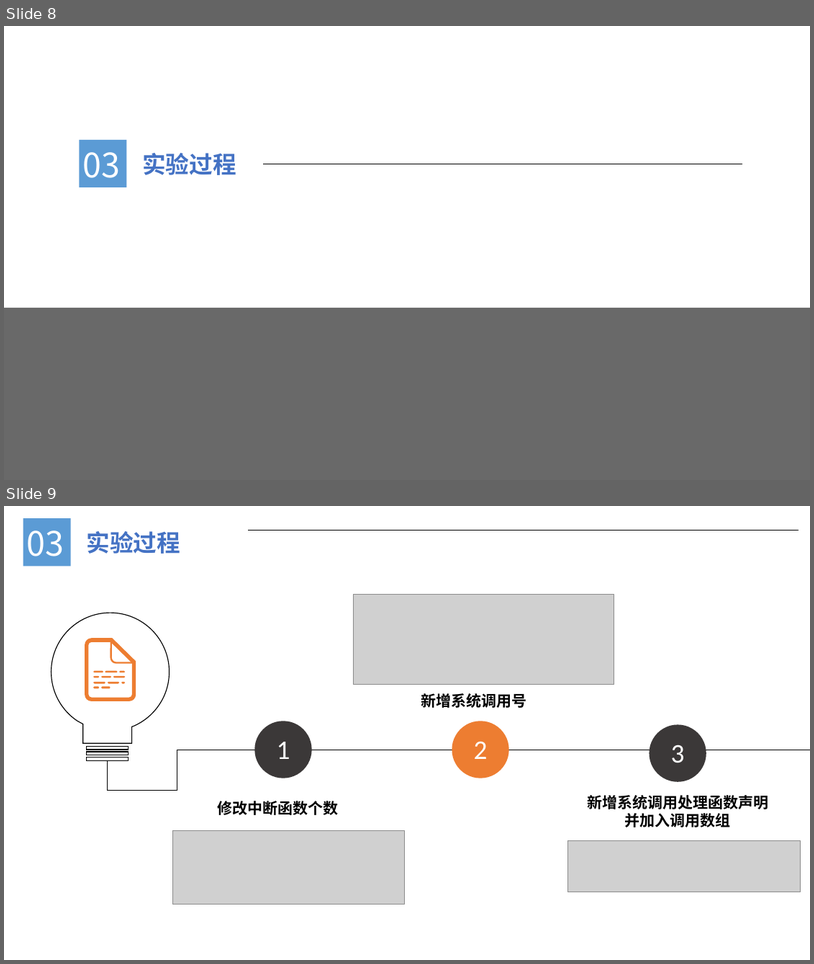
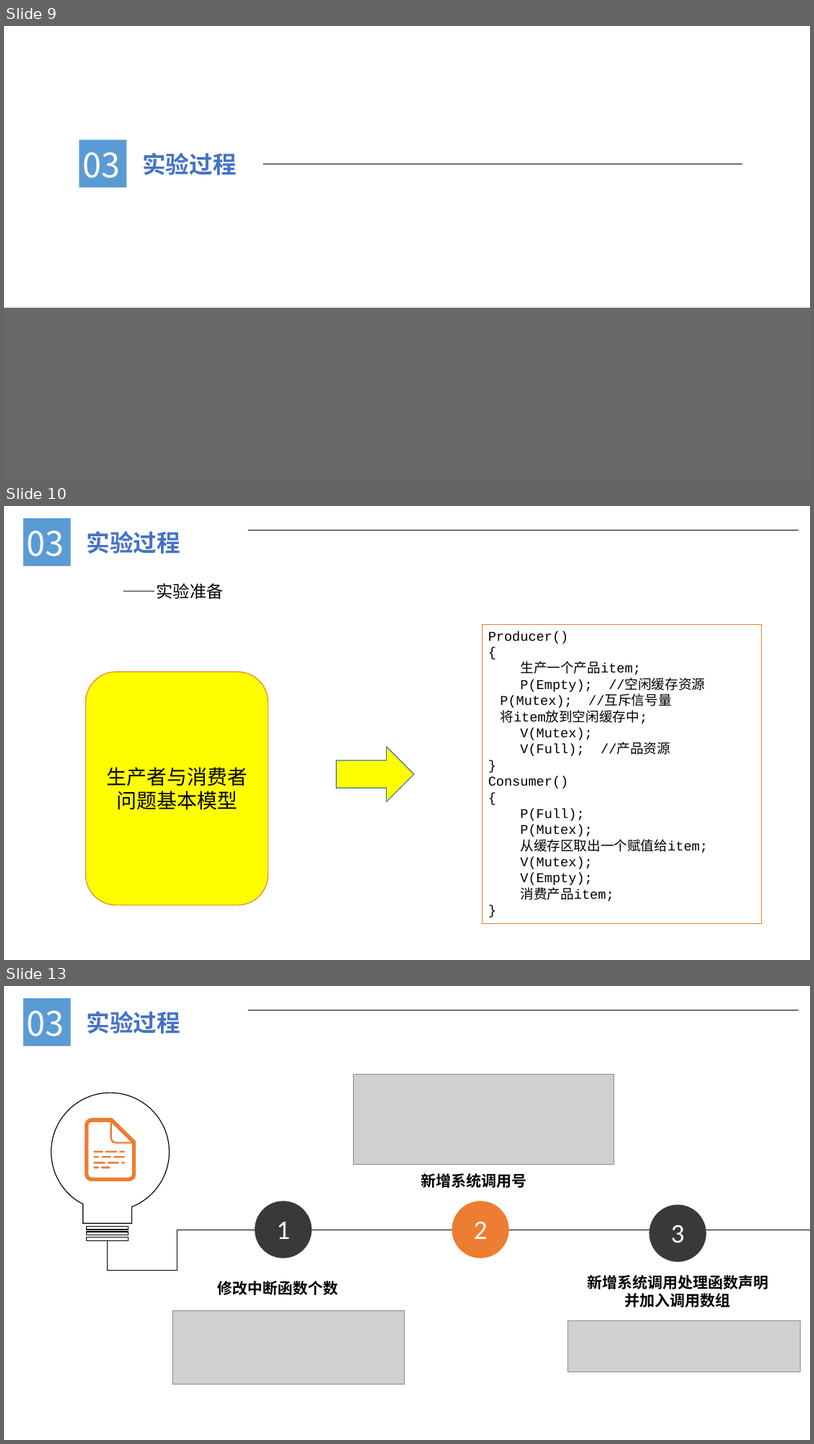
Before and after one commit to HITAmigos/MIC, a slide deck: oslab_report/oslab4.pptx. Shown one above the other, each under a label of ours: slides 8 and 9 before the commit, slides 9, 10 and 13 after it; the slides between them are not shown. The pictures are 814x964 and 814x1444 pixels, drawn with LibreOffice and Linux fonts; fonts in the diff are those of the drawing; grey boxes stand for pictures; background and template pictures are left out. Boxes give left, top, right and bottom in pixels: in the first picture for what was removed or moved away, otherwise in the second. Text is boxed around its words. In the diff, an @@ line names an element or a change of style, - is before the commit and + after.

```diff
--- a/oslab_report/oslab4.pptx
+++ b/oslab_report/oslab4.pptx
@@ slide 10 added at [4,506,810,960], background #FFFFFF @@
@@ rectangle added at [23,518,71,566], fill #5B9BD5 @@
@@ text added at [27,530,64,556], 40 pt, text #FFFFFF @@
+03
@@ text added at [86,531,180,554], 28 pt, text #4472C4, bold @@
+实验过程
@@ line added from (248, 530) to (799, 530), #000000 0.5 pt @@
@@ text added at [123,583,224,599], 20 pt, text #000000 @@
+——实验准备
@@ rectangle added at [483,625,762,924], outline #ED7D31 0.75 pt, 16 pt, text #000000 @@
+Producer()
+{
+生产一个产品item;
+P(Empty); //空闲缓存资源
+P(Mutex); //互斥信号量
+将item放到空闲缓存中;
+V(Mutex);
+V(Full); //产品资源
+}
+Consumer()
+{
+P(Full);
+P(Mutex);
+从缓存区取出一个赋值给item;
+V(Mutex);
+V(Empty);
+消费产品item;
+}
@@ rounded rectangle added at [85,672,268,906], fill #FFFF00, outline #ED7D31 1 pt, 24 pt, text #000000 @@
+生产者与消费者问题基本模型
@@ right arrow added at [337,746,415,801], fill #FFFF00, outline #43739E 1 pt @@
@@ what was slide 8 is now slide 9 @@
@@ what was slide 9 is now slide 13 @@
```
Also in this commit, not shown: 3 slides changed, 3 other slides added, 5 other files.
